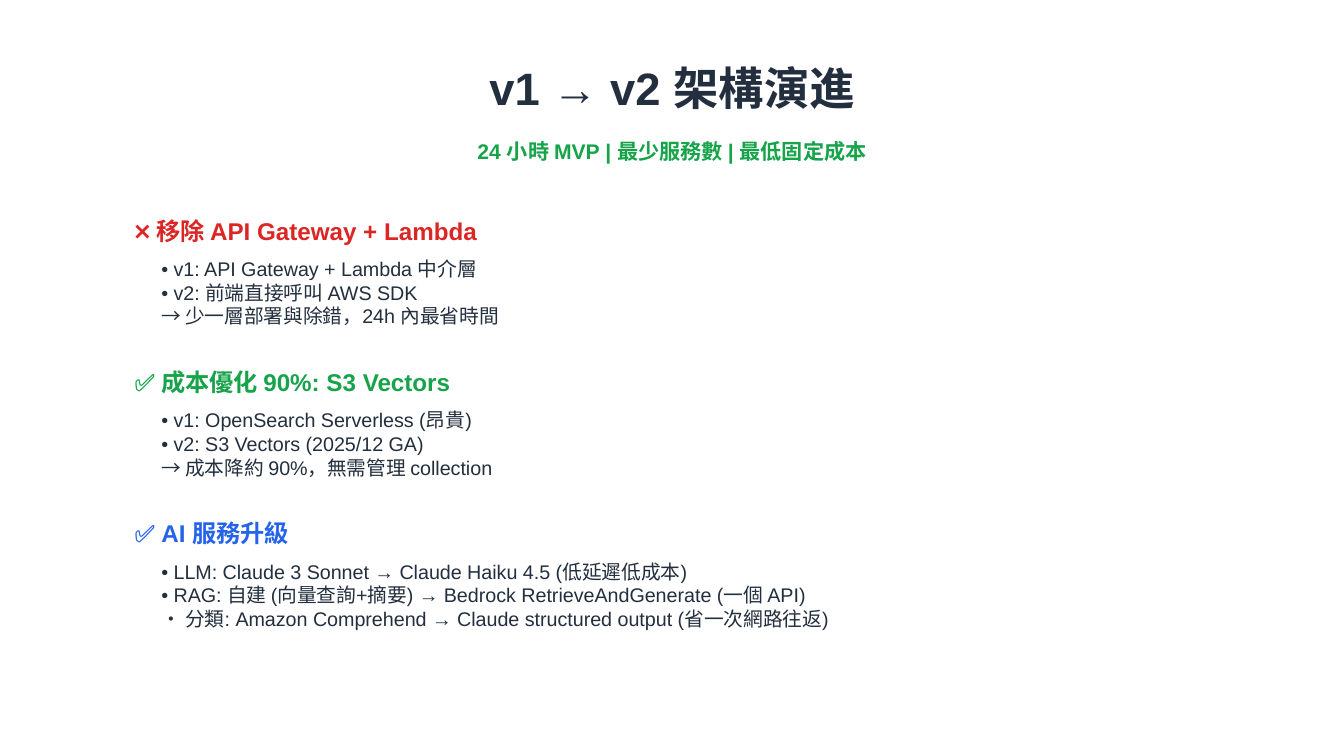
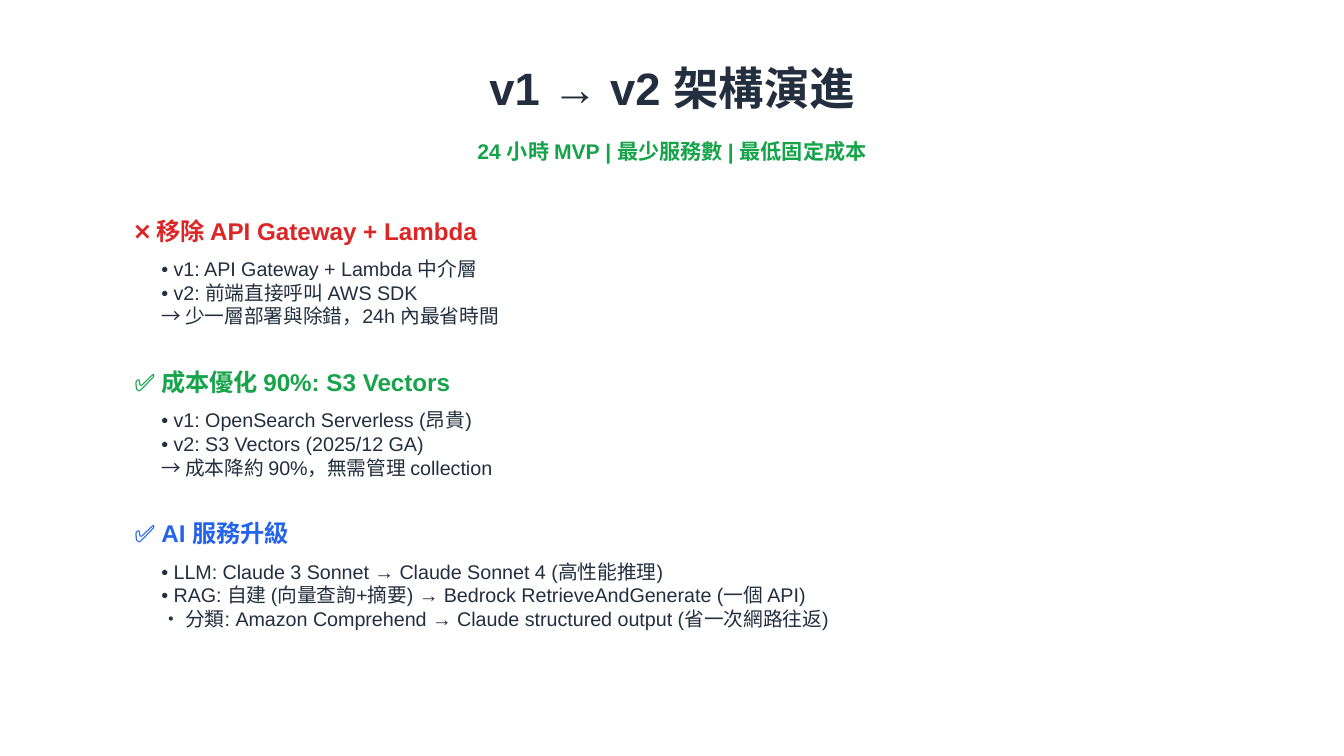
Before and after one commit to linjinhsien/Profit-Prophet, a slide deck: slide 5 of docs/architecture-verification/Profit-Prophet-完整驗證.pptx. Drawn at 1344x756 pixels with LibreOffice and Linux fonts; fonts in the diff are those of the drawing. Boxes give left, top, right and bottom in pixels: in the first picture for what was removed or moved away, otherwise in the second. Text is boxed around its words. In the diff, an @@ line names an element or a change of style, - is before the commit and + after.

```diff
--- a/docs/architecture-verification/Profit-Prophet-完整驗證.pptx
+++ b/docs/architecture-verification/Profit-Prophet-完整驗證.pptx
@@ text at <box>174,563,663,583</box>: text changed @@
-• LLM: Claude 3 Sonnet → Claude Haiku 4.5 (低延遲低成本)
+• LLM: Claude 3 Sonnet → Claude Sonnet 4 (高性能推理)
```
Also in this commit, not shown: 2 other slides changed, 6 other files.
